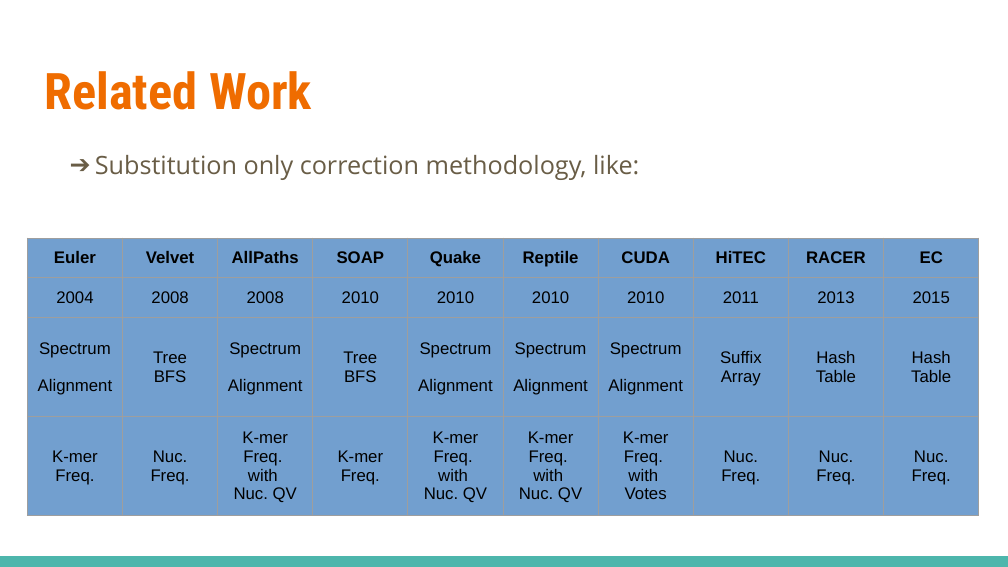
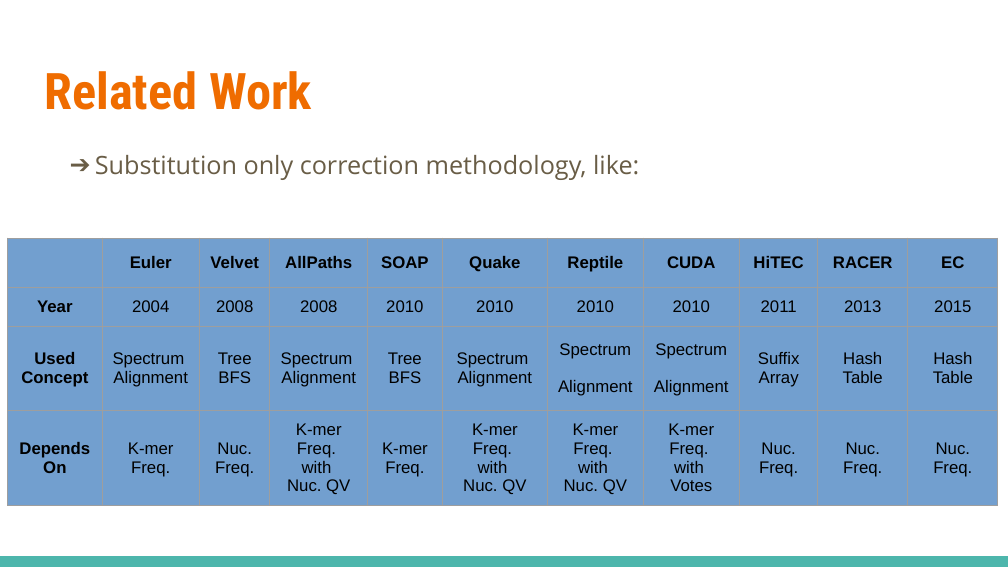
Before and after one commit to salmagomaa/masters-seminar, a slide deck: slide 37 of Presentation/DNA_Seq_Error_Corr_Alg.odp. Drawn at 1008x567 pixels with LibreOffice and Linux fonts; fonts in the diff are those of the drawing. Boxes give left, top, right and bottom in pixels: in the first picture for what was removed or moved away, otherwise in the second. Text is boxed around its words. In the diff, an @@ line names an element or a change of style, - is before the commit and + after.

```diff
--- a/Presentation/DNA_Seq_Error_Corr_Alg.odp
+++ b/Presentation/DNA_Seq_Error_Corr_Alg.odp
@@ table at bbox=[8, 238, 998, 515] @@
+column 1:  | Year | Used Concept | Depends On
@@ table: place and size @@
-table at bbox=[27, 238, 976, 515]
+table at bbox=[8, 238, 998, 515]
```
Also in this commit, not shown: 6 other slides changed, 2 slides added, 12 other files.
